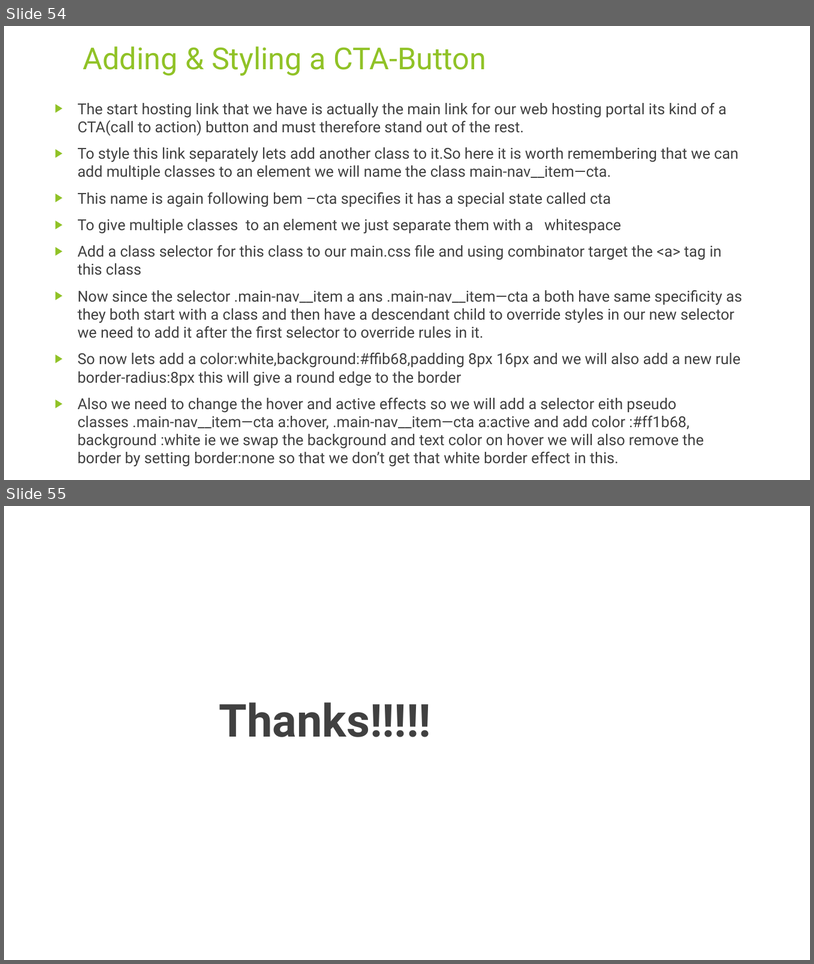
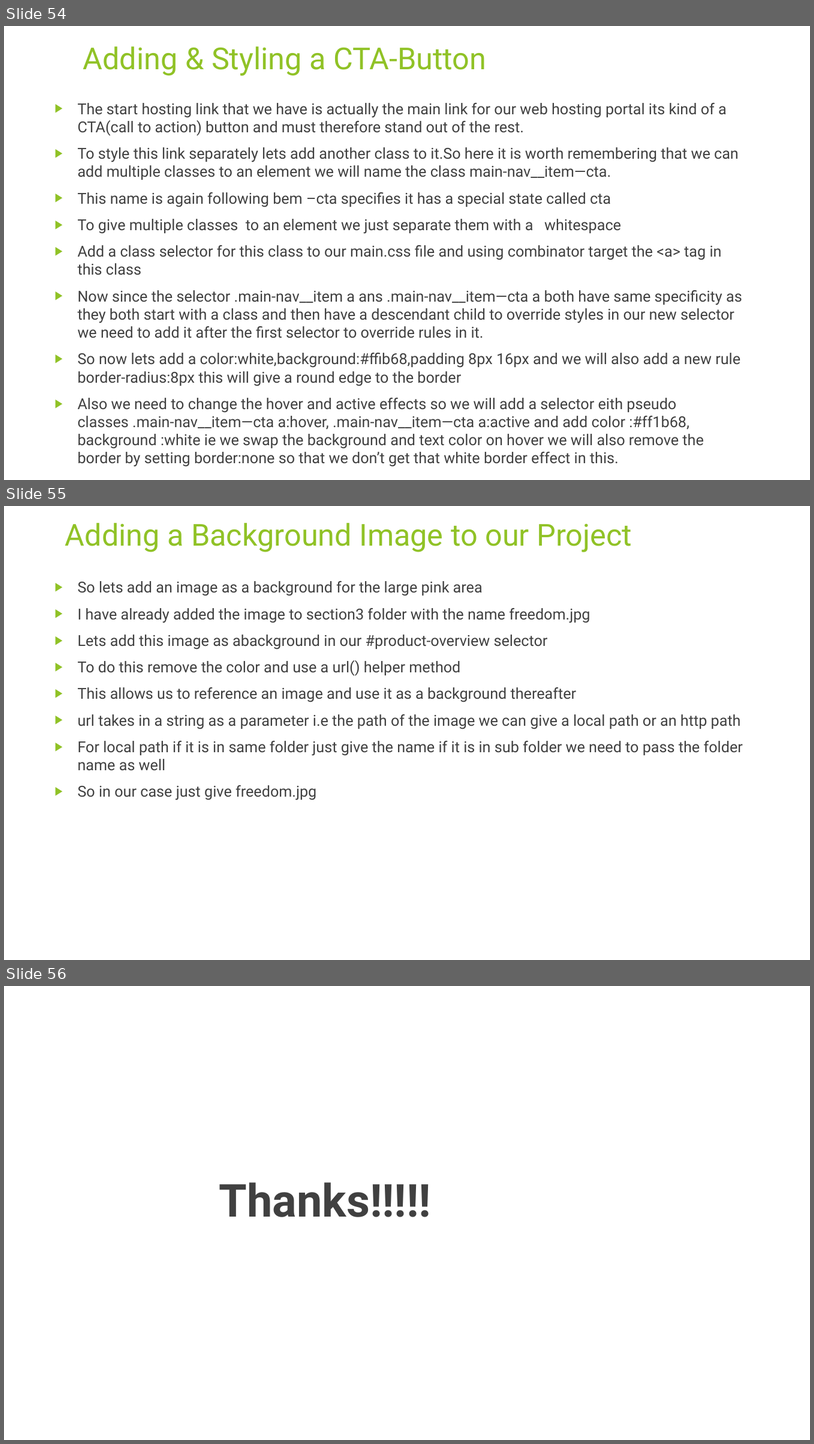
Before and after one commit to rudhrainfogain/CSS, a slide deck: PPT/Css-v3.pptx. Shown one above the other, each under a label of ours: slides 54 and 55 before the commit, slides 54, 55 and 56 after it. The pictures are 814x964 and 814x1444 pixels, drawn with LibreOffice and Linux fonts; fonts in the diff are those of the drawing. Boxes give left, top, right and bottom in pixels: in the first picture for what was removed or moved away, otherwise in the second. Text is boxed around its words. In the diff, an @@ line names an element or a change of style, - is before the commit and + after.

Commit message:
Adding a Background Image to our Project

```diff
--- a/PPT/Css-v3.pptx
+++ b/PPT/Css-v3.pptx
@@ slide 55 added at box(4, 506, 810, 960), background #FFFFFF @@
@@ title added at box(65, 523, 632, 552), 36 pt, text #90C226 @@
+Adding a Background Image to our Project
@@ text added at box(78, 581, 743, 800), 18 pt, text #404040 @@
+▶ So lets add an image as a background for the large pink area
+▶ I have already added the image to section3 folder with the name freedom.jpg
+▶ Lets add this image as abackground in our #product-overview selector
+▶ To do this remove the color and use a url() helper method
+▶ This allows us to reference an image and use it as a background thereafter
+▶ url takes in a string as a parameter i.e the path of the image we can give a local path or an http path
+▶ For local path if it is in same folder just give the name if it is in sub folder we need to pass the folder name as well
+▶ So in our case just give freedom.jpg
@@ what was slide 55 is now slide 56 @@
```
Also in this commit, not shown: 2 other files.
